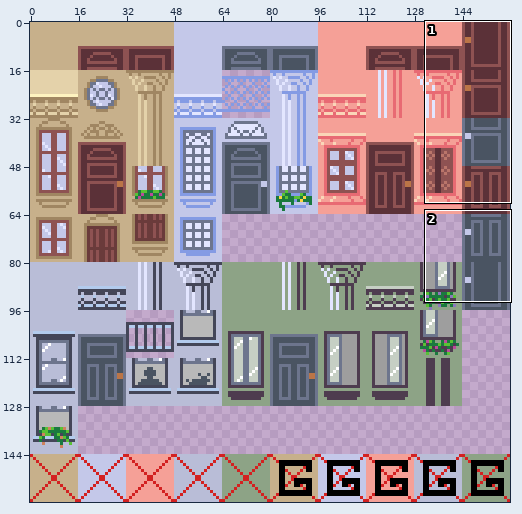
Sprite sheet -- bring_ur_glam/assets/tiles/buildings.png. The first picture is a wide view before the edit; the outline marks the close-up.
Close-up. The starting point:
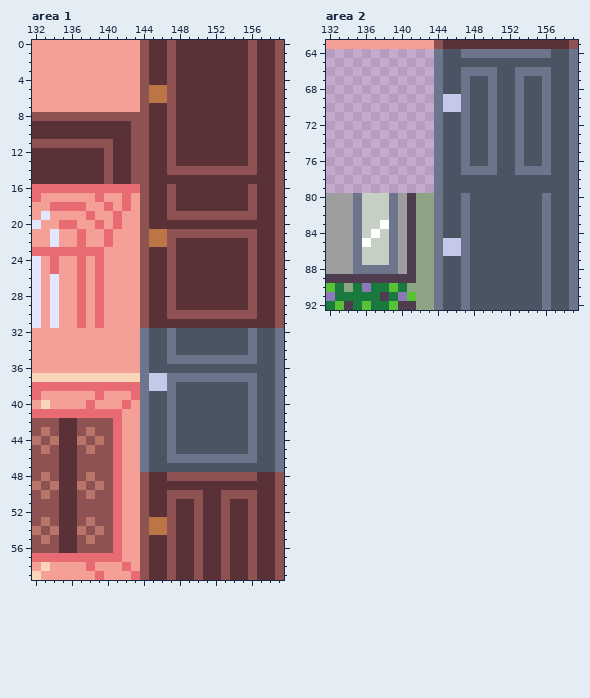
The file is 160x160 pixels. Shown: area 1: x 132..159, y 0..59; area 2: x 132..159, y 63..92. The commit also changed other parts of the picture, which this record leaves out.
After:
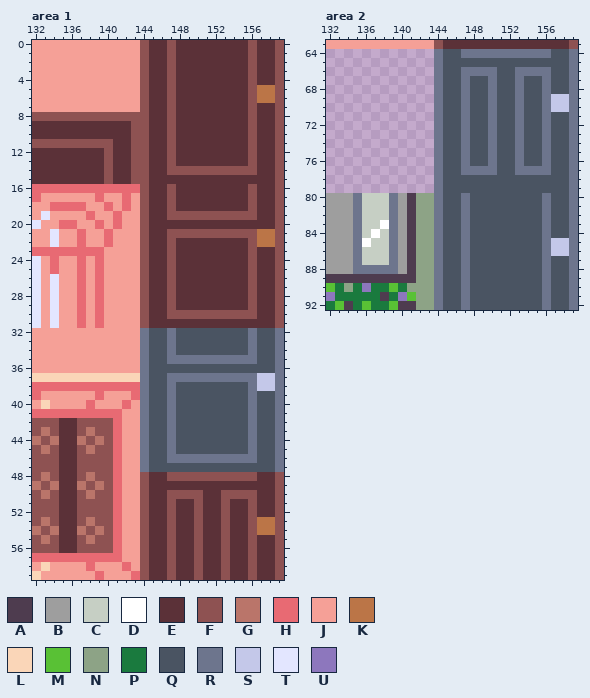
Palette (. is transparent): A #4e3c4f  B #9e9e9e  C #c6cfc4  D #ffffff  E #5b3138  F #8e5252  G #ba756a  H #e86a73  J #f5a097  K #bb7547  L #fad6b8  M #59c135  N #8da386  P #1a7a3e  Q #4a5462  R #6d758d  S #c4c8e9  T #e3e6ff  U #8d77bd
The exact change:
Area 1:
y 5..6: x 145..146 KK -> EE; x 157..158 EE -> KK
y 21..22: x 145..146 KK -> EE; x 157..158 EE -> KK
y 37..38: x 145..146 SS -> QQ; x 157..158 QQ -> SS
y 53..54: x 145..146 KK -> EE; x 157..158 EE -> KK
Area 2:
y 69..70: x 145..146 SS -> QQ; x 157..158 QQ -> SS
y 85..86: x 145..146 SS -> QQ; x 157..158 QQ -> SS
